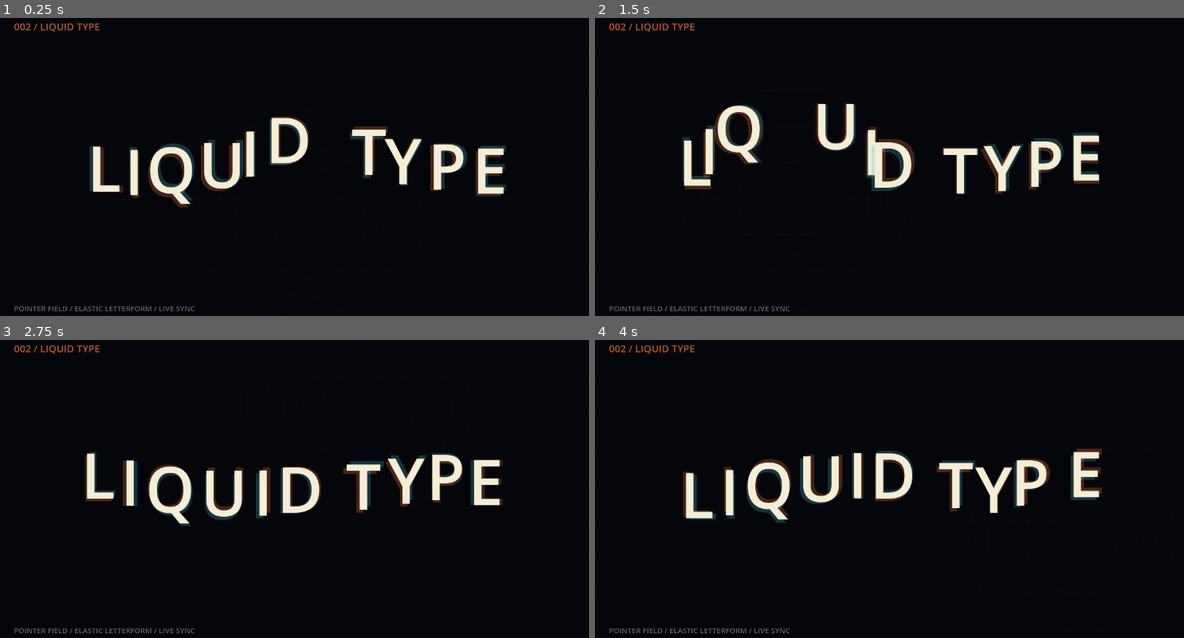
Above: before the commit, frames 1-4 (two rows, left to right).
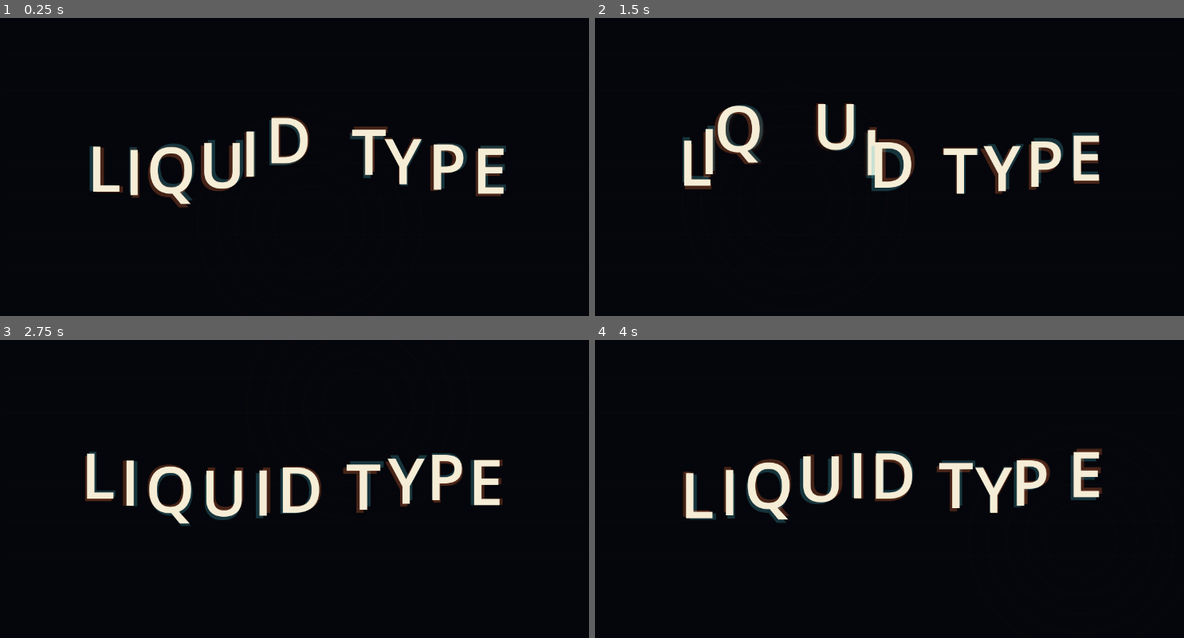
Above: after the commit, the same moments.

Repository: Rzbck/godot-creative-lab
Game: Godot game, scene res://sketches/002_liquid_type/runtime/liquid_type.tscn
Two runs of this game, one before a commit and one after it. Both use one fixed random seed, a clock stepped at 60 frames per second and the inputs below. This scene is started directly instead of the project's main scene.
Inputs (mouse positions are in pixels of both pictures, inside the frame that each line leads up to):
- Up to frame 1 (0.25 s): no input
- Up to frame 2 (1.5 s): tap Enter at 0.5 s; move the mouse to (1030, 146) at 0.52 s; click (1030, 146) at 0.67 s; drag from (759, 181) to (860, 235) at 1.27 s
- Up to frame 3 (2.75 s): move the mouse to (359, 405) at 2.02 s; click (359, 405) at 2.17 s
- Up to frame 4 (4 s): drag from (860, 557) to (701, 432) at 2.77 s; move the mouse to (1083, 539) at 3.52 s; click (1083, 539) at 3.67 s

The runs differ from the first frame. In frame 1, 0.4% of the frame differs, in the area x 2-34%, y 1-99%; in frame 2, 0.4%; in frame 3, 0.4%; in frame 4, 0.4%.

Commit message:
fix: remove liquid type output captions

Diff:
--- a/sketches/002_liquid_type/runtime/liquid_type.gd
+++ b/sketches/002_liquid_type/runtime/liquid_type.gd
@@ -149,11 +149,6 @@
 
         cursor_x += glyph_width + tracking
 
-    var caption_color: Color = accent
-    caption_color.a = 0.72
-    draw_string(font, Vector2(76.0, 92.0), "002 / LIQUID TYPE", HORIZONTAL_ALIGNMENT_LEFT, -1.0, 20, caption_color)
-    draw_string(font, Vector2(76.0, 656.0), "POINTER FIELD / ELASTIC LETTERFORM / LIVE SYNC", HORIZONTAL_ALIGNMENT_LEFT, -1.0, 15, Color(0.78, 0.8, 0.86, 0.48))
-
     end_design_draw()
 
 
